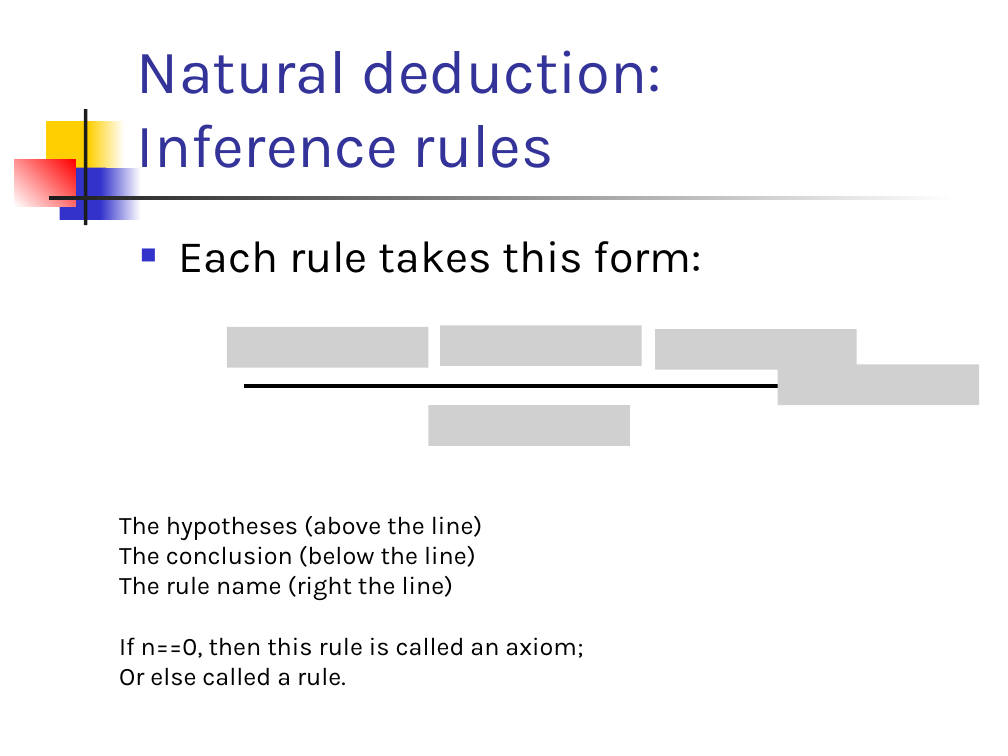
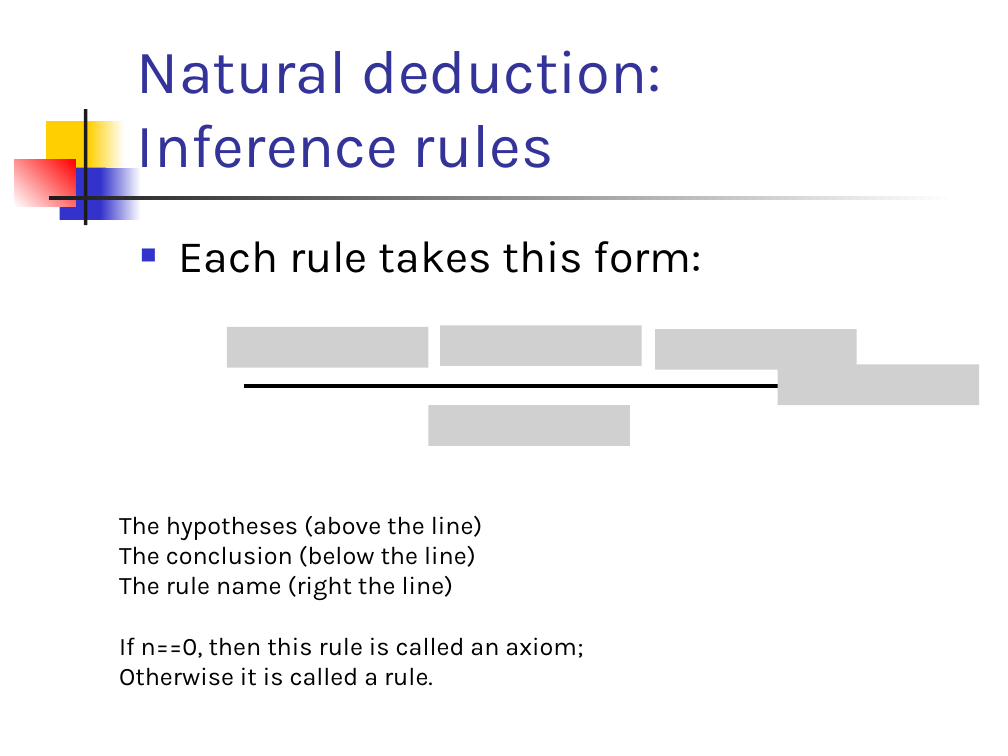
Before and after one commit to csslab-ustc/csslab-ustc.github.io, a slide deck: slide 22 of courses/theory/slides/lec05-proplogic.pptx (slide 17 before the commit). Drawn at 1008x756 pixels with LibreOffice and Linux fonts; fonts in the diff are those of the drawing; grey boxes stand for pictures. Boxes give left, top, right and bottom in pixels: in the first picture for what was removed or moved away, otherwise in the second. Text is boxed around its words. In the diff, an @@ line names an element or a change of style, - is before the commit and + after.

```diff
--- a/courses/theory/slides/lec05-proplogic.pptx
+++ b/courses/theory/slides/lec05-proplogic.pptx
@@ text at box(119, 667, 433, 686): text changed @@
-Or else called a rule.
+Otherwise it is called a rule.
```
Also in this commit, not shown: 5 slides added, 3 other files.
